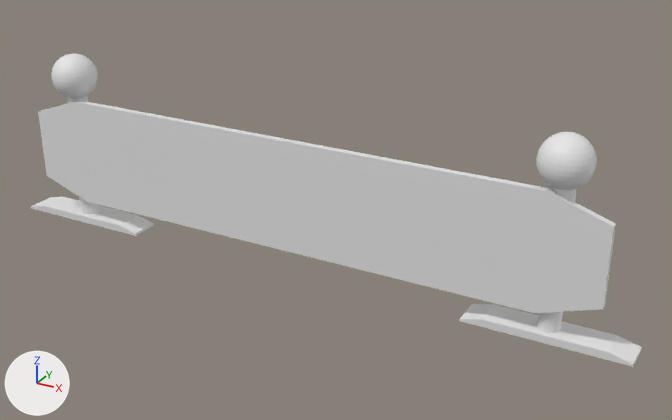
The FBX model ValidGame/Assets/Models/subtopicinfo.fbx, before and after one commit.
One viewpoint serves both versions: a 50 mm camera at (3.3, -5.24, 2.62) aimed at (0.33, 0.15, -0.08). Lighting does not change. The marker at lower left points along +X, +Y and +Z.
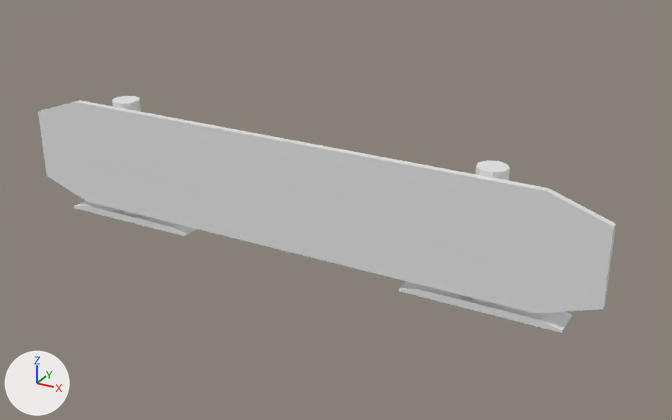
The change, as a list of edits to the scene's bpy script:
```text
Change me_cylinder:
    where me_cylinder.from_pydata(...)  # 1140 vertices, 1134 faces; spans x -2.55..2.55, y -0.12..0.24, z -0.59..0.81
    used by ob_cylinder_001; location = (0.0, 0.0, 0.0)
    me_cylinder part 1: the loose piece of 16 vertices spanning x -2.55..-1.4, y -0.05..0.18, z -0.59..-0.53 is moved by (0.48, 0.03, 0.09)
    me_cylinder part 2: a new loose piece, a 9-sided cylinder along z spanning x -1.61..-1.39, y -0.01..0.2, z -0.46..0.5
    me_cylinder part 3: the loose piece of 16 vertices spanning x 1.39..2.55, y -0.05..0.18, z -0.59..-0.53 is moved by (-0.47, 0.03, 0.09)
    me_cylinder part 4: a new loose piece, a 9-sided cylinder along z spanning x 1.39..1.61, y -0.01..0.2, z -0.46..0.5
    me_cylinder part 5: the loose piece of 482 vertices spanning x 1.79..2.15, y -0.12..0.24, z 0.45..0.81 is deleted
    me_cylinder part 6: the loose piece of 482 vertices spanning x -2.16..-1.8, y -0.12..0.24, z 0.45..0.81 is deleted
    me_cylinder part 7: the loose piece of 64 vertices spanning x -2.06..-1.9, y -0.02..0.14, z -0.54..0.47 is deleted
    me_cylinder part 8: the loose piece of 64 vertices spanning x 1.89..2.05, y -0.02..0.14, z -0.54..0.47 is deleted
```

Boxes (x1, y1, x2, y2) around the edits, measured in the pictures (672 x 420 px; the box of a moved part takes in the faces that stretch with it):
'Cylinder.001', reshaped (24% shorter): before (31, 53, 642, 367); after (38, 96, 616, 333)
part 1 of me_cylinder, moved or reshaped: before (31, 197, 154, 236); after (74, 201, 196, 236)
part 2 of me_cylinder, added: after (112, 96, 141, 216)
part 3 of me_cylinder, moved or reshaped: before (459, 304, 642, 367); after (399, 281, 572, 333)
part 4 of me_cylinder, added: after (469, 160, 510, 304)
part 5 of me_cylinder, deleted: before (536, 132, 597, 190)
part 6 of me_cylinder, deleted: before (51, 53, 98, 98)
part 7 of me_cylinder, deleted: before (67, 96, 100, 214)
part 8 of me_cylinder, deleted: before (537, 186, 577, 333)
